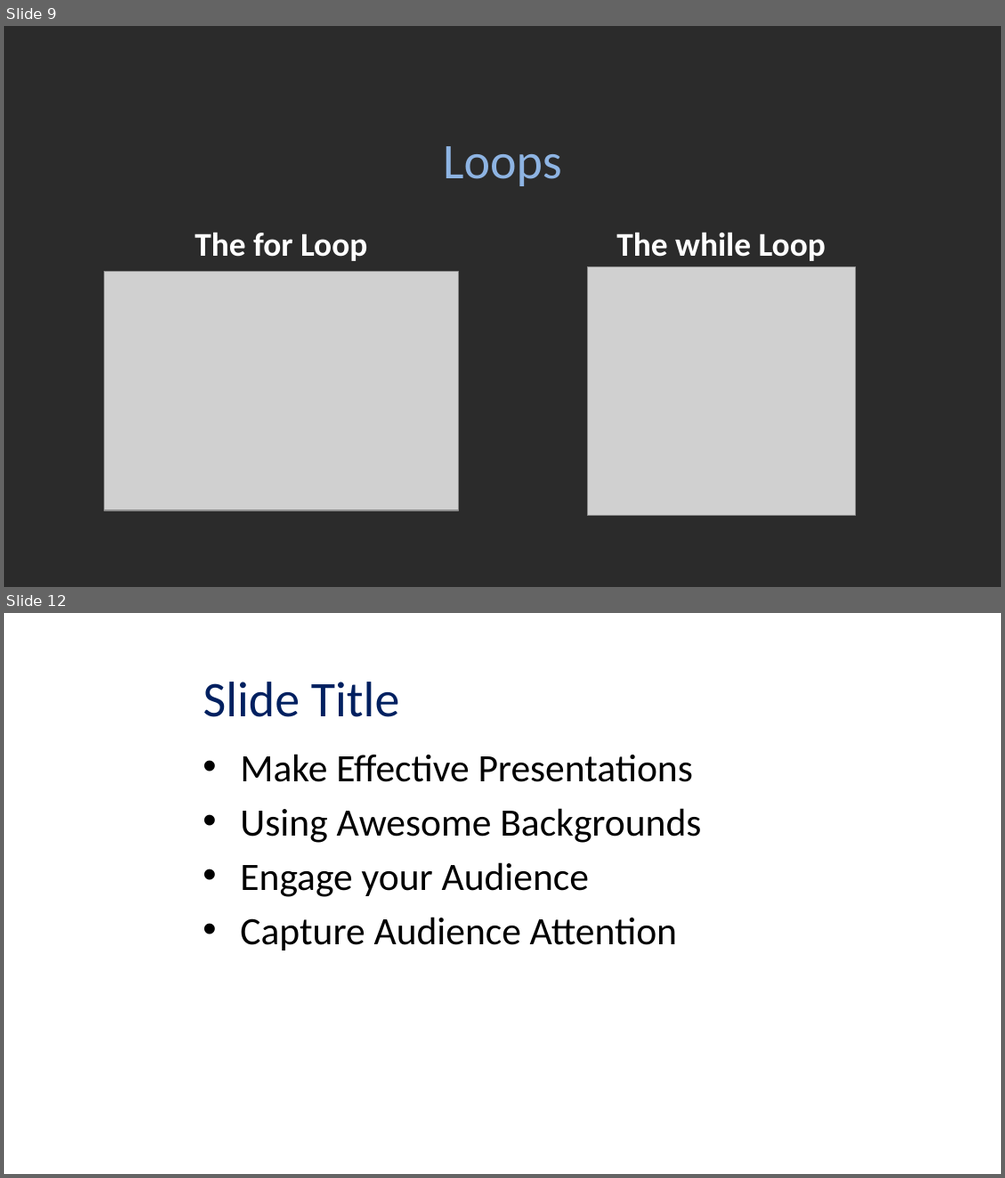
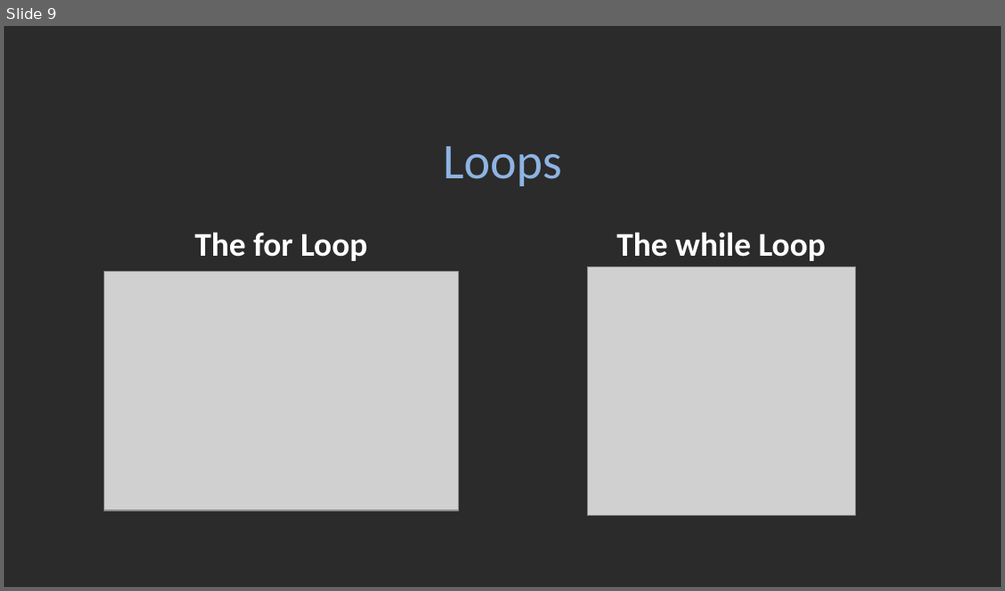
Before and after one commit to doanthanhnhan/learningPY, a slide deck: 2021_PY_Slide.pptx. Shown one above the other, each under a label of ours: slides 9 and 12 before the commit, slide 9 after it; the slides between them are not shown. The pictures are 1005x1178 and 1005x591 pixels, drawn with LibreOffice and Linux fonts; fonts in the diff are those of the drawing; grey boxes stand for pictures; background and template pictures are left out; a plain dark background stands for a picture behind light text. Boxes give left, top, right and bottom in pixels: in the first picture for what was removed or moved away, otherwise in the second. Text is boxed around its words. In the diff, an @@ line names an element or a change of style, - is before the commit and + after.

```diff
--- a/2021_PY_Slide.pptx
+++ b/2021_PY_Slide.pptx
@@ slide 12 removed at (x1=4, y1=613, x2=1001, y2=1174), background picture (left out) @@
@@ title removed at (x1=203, y1=682, x2=399, y2=717) @@
-Slide Title
@@ text removed at (x1=240, y1=754, x2=701, y2=950) @@
-• Make Effective Presentations
-• Using Awesome Backgrounds
-• Engage your Audience
-• Capture Audience Attention
```
Also in this commit, not shown: 11 slides added, 4 other slides removed.
